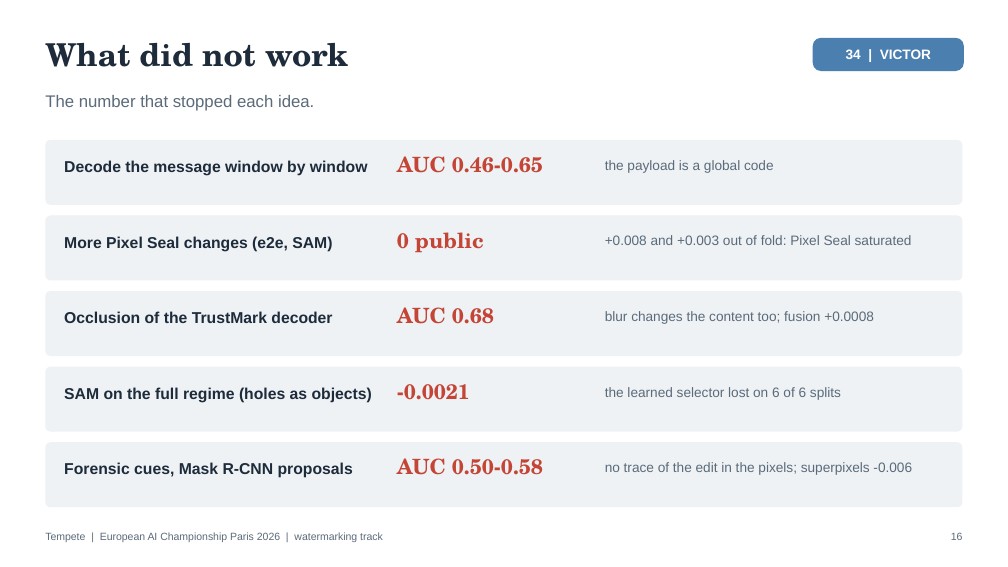
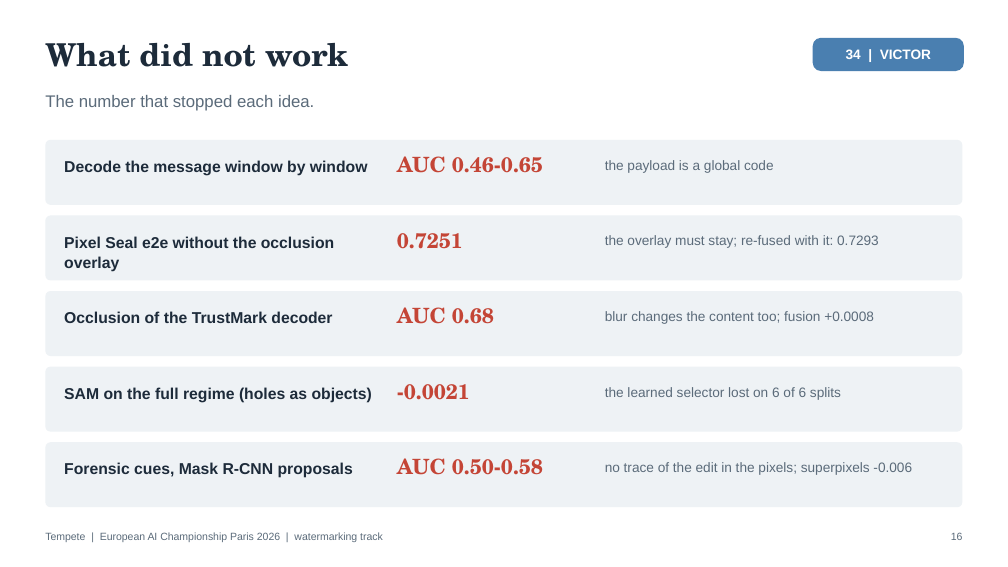
Before and after one commit to alex-pierron/Tempete, a slide deck: slide 16 of slides/tempete-slides.pptx. Drawn at 1008x567 pixels with LibreOffice and Linux fonts; fonts in the diff are those of the drawing. Boxes give left, top, right and bottom in pixels: in the first picture for what was removed or moved away, otherwise in the second. Text is boxed around its words. In the diff, an @@ line names an element or a change of style, - is before the commit and + after.

Commit message:
docs: record the final scores and ranks; add Pixel Seal fusion scripts
Watermark localisation 0.7304 with Pixel Seal maps re-fused with the
end-to-end maps; final public ranks; write-up and slides regenerated;
negative results of the last runs. Drops a test that read report data
not shipped in this repository.

```diff
--- a/slides/tempete-slides.pptx
+++ b/slides/tempete-slides.pptx
@@ text at box(64, 236, 334, 272): text changed @@
-More Pixel Seal changes (e2e, SAM)
+Pixel Seal e2e without the occlusion overlay
@@ text at box(397, 233, 463, 249): text changed @@
-0 public
+0.7251
@@ text at box(605, 235, 879, 248): text changed @@
-+0.008 and +0.003 out of fold: Pixel Seal saturated
+the overlay must stay; re-fused with it: 0.7293
```
Also in this commit, not shown: 6 other slides changed, 16 other files.
